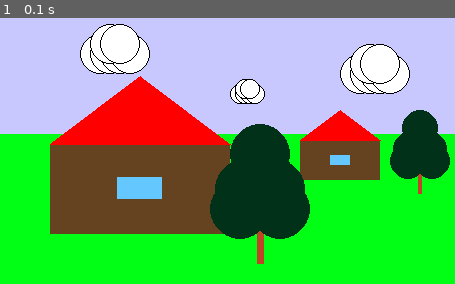
Above: before the commit, frame 1.
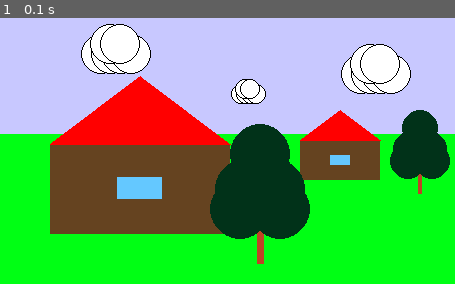
Above: after the commit, the same moment.

Repository: YarPhys/infa_2021_yarenkov
Game: pygame game, started from lab3/HW.py
The game is run twice, just before and just after one commit, with the same random seed, the same clock (stepped at 60 frames per second) and the same inputs.
Inputs:
- Up to frame 1 (0.1 s): no input

The runs differ from the first frame. In frame 1, 0.5% of the frame differs, in the area x 17-91%, y 6-33%.

Commit message:
Update HW.py

Diff:
--- a/lab3/HW.py
+++ b/lab3/HW.py
@@ -12,7 +12,7 @@
     pg.draw.polygon(screen, (255, 0, 0), ((x, y), (x + 2*a, y), (x + a, y - 3*a/4)))
 
 def cloud(x, y ,a):
-    b = 0
+    b = 1
     for i in range(4):
         pg.draw.circle(screen, (255, 255, 255), (x + b, y), a)
         pg.draw.circle(screen, (0, 0, 0), (x + b, y), a, 1)
